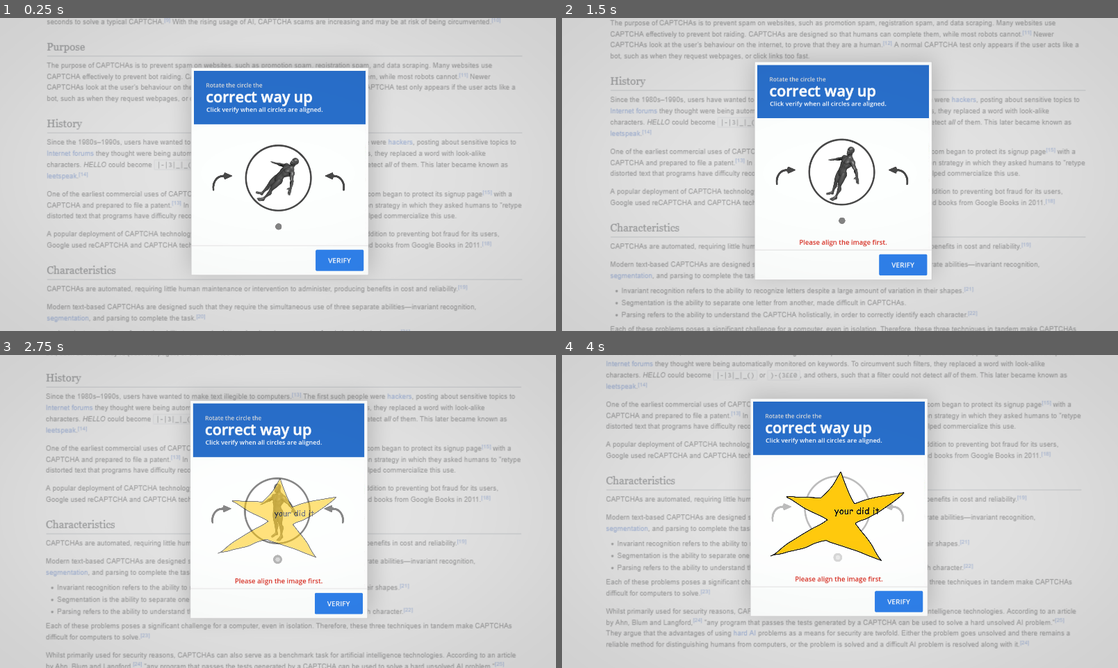
Above: before the commit, frames 1-4 (two rows, left to right).
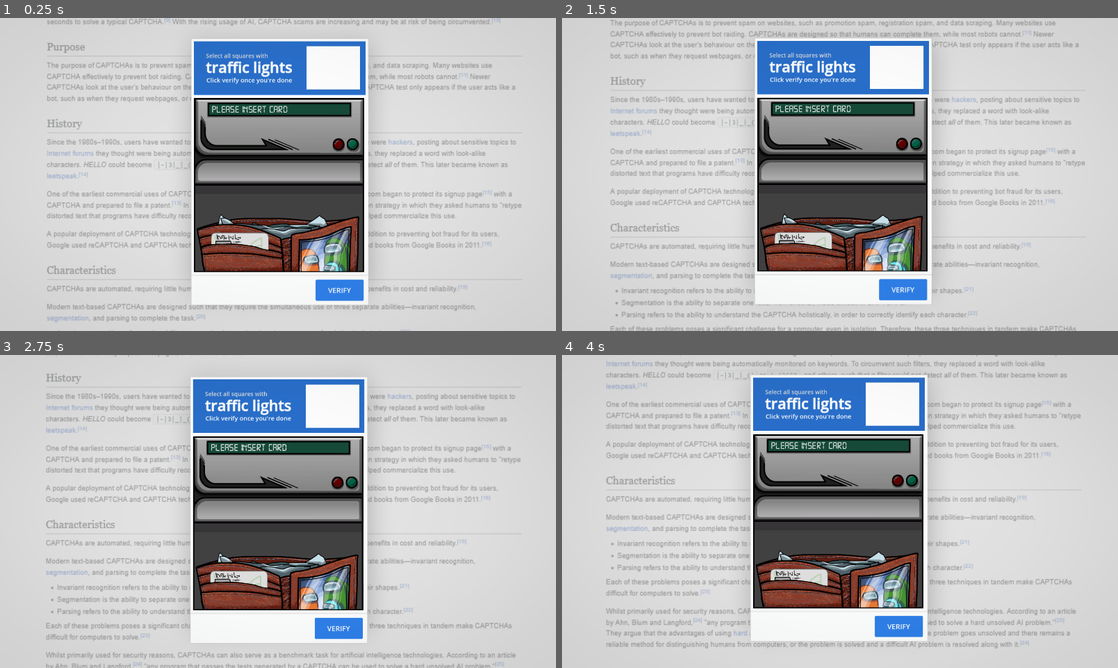
Above: after the commit, the same moments.

Repository: NonsenseNH/CaptchaWare
Game: Godot game, scene res://scenes/test_microgame.tscn
The game is run twice, just before and just after one commit, with the same random seed, the same clock (stepped at 60 frames per second) and the same inputs. This scene is started directly instead of the project's main scene. Sound files missing from this copy of the repository are replaced by a short silence.
Inputs (mouse positions are in pixels of both pictures, inside the frame that each line leads up to):
- Up to frame 1 (0.25 s): no input
- Up to frame 2 (1.5 s): tap Enter at 0.5 s; move the mouse to (962, 158) at 0.52 s; press the mouse at (962, 158) at 0.53 s; hold D (right) 0.53-1.25 s; release the mouse at (962, 158) at 1.25 s; drag from (728, 190) to (812, 237) at 1.27 s
- Up to frame 3 (2.75 s): move the mouse to (333, 442) at 2.02 s; press the mouse at (333, 442) at 2.03 s; hold D (right) from 2.03 s (still down)
- Up to frame 4 (4 s): release D (right) at 2.75 s; release the mouse at (895, 442) at 2.75 s; drag from (812, 574) to (673, 464) at 2.77 s; move the mouse to (1006, 558) at 3.52 s; press the mouse at (1006, 558) at 3.53 s; hold A (left) from 3.53 s (still down)

The runs differ from the first frame. In frame 1, 24% of the frame differs, in the area x 34-67%, y 6-92%; in frame 2, 24%; in frame 3, 24%; in frame 4, 24%.

Commit message:
swipe casrd textureds

Diff:
--- a/scenes/test_microgame.tscn
+++ b/scenes/test_microgame.tscn
@@ -8,10 +8,15 @@
 [ext_resource type="Texture2D" uid="uid://c3p1teu1ilhf" path="res://sprites/captcha_tab.png" id="7_tt0xq"]
 [ext_resource type="Texture2D" uid="uid://cy2tf1ed020ki" path="res://sprites/captcha_bar.png" id="8_wxqbu"]
 [ext_resource type="Theme" uid="uid://cu51pqcwmnm0l" path="res://captcha_theme.tres" id="9_0la4d"]
+[ext_resource type="Texture2D" uid="uid://cwgs48sqvthrx" path="res://sprites/card_swipe/bg.png" id="9_so1f2"]
+[ext_resource type="Texture2D" uid="uid://dcpi661dmimp8" path="res://sprites/card_swipe/card.png" id="10_7a5sd"]
+[ext_resource type="Texture2D" uid="uid://cafxg7cpjvwea" path="res://sprites/card_swipe/wallet.png" id="10_8thrs"]
 [ext_resource type="Texture2D" uid="uid://bjtsmdu6p8j4o" path="res://sprites/shadow.png" id="10_exop1"]
 [ext_resource type="FontFile" uid="uid://bqkbtlxbjg48r" path="res://font/Futura Book font.ttf" id="11_eq5xm"]
+[ext_resource type="Texture2D" uid="uid://di2frd8pbivek" path="res://sprites/card_swipe/top_part.png" id="11_xc6lx"]
 [ext_resource type="Script" uid="uid://hl3ajv8krgk6" path="res://scripts/health_attempts.gd" id="12_2ebhr"]
 [ext_resource type="Texture2D" uid="uid://dcue5hf26vstn" path="res://sprites/captcha_x.png" id="13_6cmcy"]
+[ext_resource type="FontFile" uid="uid://bfjlytybpopdv" path="res://font/digital-7.ttf" id="13_wku30"]
 [ext_resource type="Script" uid="uid://cwna2q5k1tltb" path="res://scripts/cam_script.gd" id="23_cwhth"]
 [ext_resource type="AudioStream" uid="uid://5qixynf18hwv" path="res://sounds/mouse_click_up.mp3" id="24_5eq45"]
 [ext_resource type="AudioStream" uid="uid://timh0mbrw21y" path="res://sounds/mouse_click_down.mp3" id="25_hejar"]
@@ -127,7 +132,6 @@
 
 [node name="MicrogameGameplay" type="Node2D" parent="." groups=["main_game"]]
 script = ExtResource("2_xqagn")
-force_microgame = "faceRightUp"
 
 [node name="bg" type="TextureRect" parent="MicrogameGameplay"]
 self_modulate = Color(0.8901961, 0.8901961, 0.8901961, 0.3529412)
@@ -185,9 +189,9 @@
 anchor_right = 0.5
 anchor_bottom = 0.5
 offset_left = -20.0
-offset_top = 102.73497
+offset_top = 31.73497
 offset_right = 410.0
-offset_bottom = 534.0
+offset_bottom = 605.57
 grow_horizontal = 2
 grow_vertical = 2
 pivot_offset = Vector2(216, 333)
@@ -340,6 +344,62 @@
 grow_horizontal = 2
 grow_vertical = 2
 
+[node name="cardSwipe" type="Control" parent="MicrogameGameplay/window/captcha_window/curGame"]
+anchors_preset = 0
+offset_right = 411.0
+offset_bottom = 420.265
+
+[node name="bg" type="TextureRect" parent="MicrogameGameplay/window/captcha_window/curGame/cardSwipe"]
+layout_mode = 1
+anchors_preset = 15
+anchor_right = 1.0
+anchor_bottom = 1.0
+grow_horizontal = 2
+grow_vertical = 2
+texture = ExtResource("9_so1f2")
+expand_mode = 1
+metadata/_edit_lock_ = true
+
+[node name="card" type="TextureRect" parent="MicrogameGameplay/window/captcha_window/curGame/cardSwipe"]
+layout_mode = 0
+offset_left = 41.36447
+offset_top = 324.265
+offset_right = 180.8166
+offset_bottom = 409.53003
+mouse_filter = 0
+texture = ExtResource("10_7a5sd")
+expand_mode = 1
+
+[node name="walletmask" type="TextureRect" parent="MicrogameGameplay/window/captcha_window/curGame/cardSwipe"]
+layout_mode = 0
+offset_left = 15.0
+offset_top = 350.265
+offset_right = 218.0
+offset_bottom = 420.265
+mouse_filter = 0
+texture = ExtResource("10_8thrs")
+expand_mode = 1
+metadata/_edit_lock_ = true
+
+[node name="topPart" type="TextureRect" parent="MicrogameGameplay/window/captcha_window/curGame/cardSwipe"]
+layout_mode = 0
+offset_right = 411.0
+offset_bottom = 140.26503
+mouse_filter = 0
+texture = ExtResource("11_xc6lx")
+expand_mode = 1
+metadata/_edit_lock_ = true
+
+[node name="Label" type="Label" parent="MicrogameGameplay/window/captcha_window/curGame/cardSwipe/topPart"]
+layout_mode = 0
+offset_left = 43.0
+offset_top = 14.26503
+offset_right = 226.0
+offset_bottom = 40.26503
+theme_override_fonts/font = ExtResource("13_wku30")
+theme_override_font_sizes/font_size = 24
+text = "PLEASE INSERT CARD"
+
 [node name="shadow" type="TextureRect" parent="MicrogameGameplay/window/captcha_window"]
 self_modulate = Color(0, 0, 0, 0.2509804)
 z_index = -1
Not shown, added: credits.txt
Binary file added: font/digital-7.ttf
Not shown, added: font/digital-7.ttf.import
Not shown: 1 places in scenes/test_microgame.tscn that only renumber resources
Binary file added: sprites/card_swipe/bg.png
Not shown, added: sprites/card_swipe/bg.png.import
Binary file added: sprites/card_swipe/card.png
Not shown, added: sprites/card_swipe/card.png.import
Binary file added: sprites/card_swipe/top_part.png
Not shown, added: sprites/card_swipe/top_part.png.import
Binary file added: sprites/card_swipe/wallet.png
Not shown, added: sprites/card_swipe/wallet.png.import
